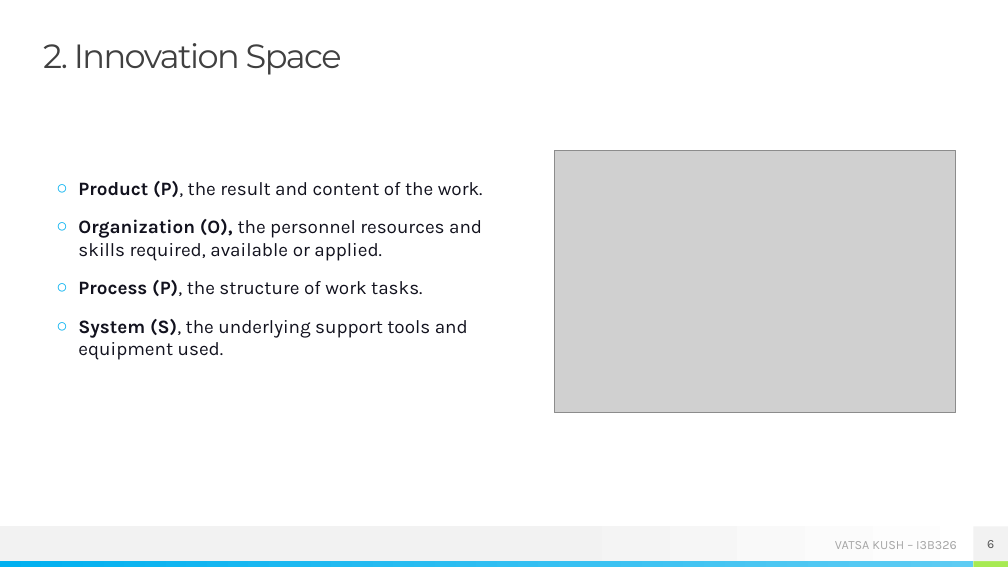
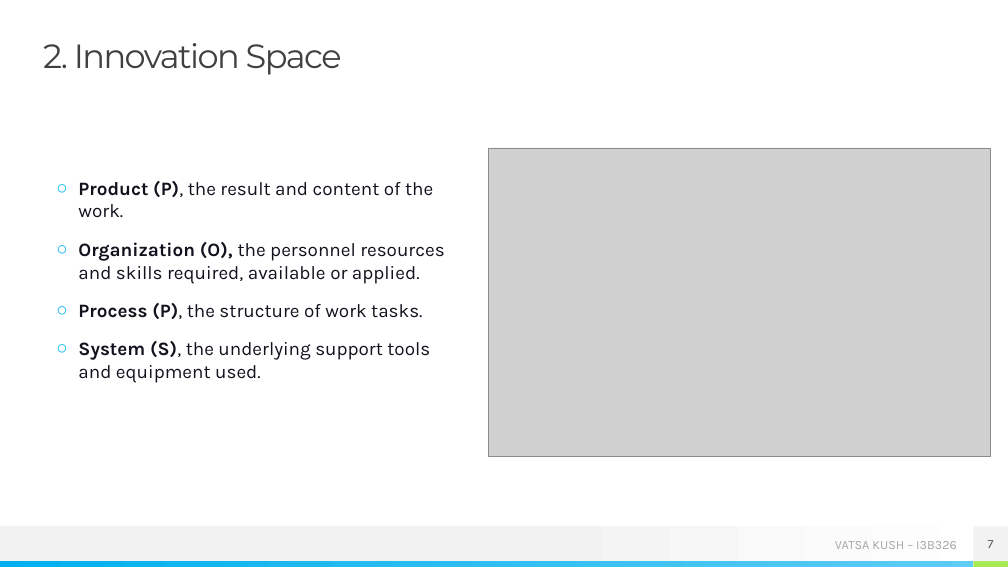
Before and after one commit to kushvatsa/ns_bkk_15, a slide deck: slide 7 of 15_I3B326_Vatsa_Kush.pptx (slide 6 before the commit). Drawn at 1008x567 pixels with LibreOffice and Linux fonts; fonts in the diff are those of the drawing; grey boxes stand for pictures. Boxes give left, top, right and bottom in pixels: in the first picture for what was removed or moved away, otherwise in the second. Text is boxed around its words. In the diff, an @@ line names an element or a change of style, - is before the commit and + after.

```diff
--- a/15_I3B326_Vatsa_Kush.pptx
+++ b/15_I3B326_Vatsa_Kush.pptx
@@ picture: place and size @@
-picture at bbox=[554, 150, 956, 413]
+picture at bbox=[488, 148, 991, 457]
@@ text "Product (P), the result and ..." rewrapped from bbox=[78, 181, 483, 360] to bbox=[78, 181, 444, 383] @@
@@ page number at bbox=[988, 540, 994, 548]: text changed @@
-6
+7
```
Also in this commit, not shown: 4 other slides changed, 6 slides added, 5 slides removed, 9 other files.
